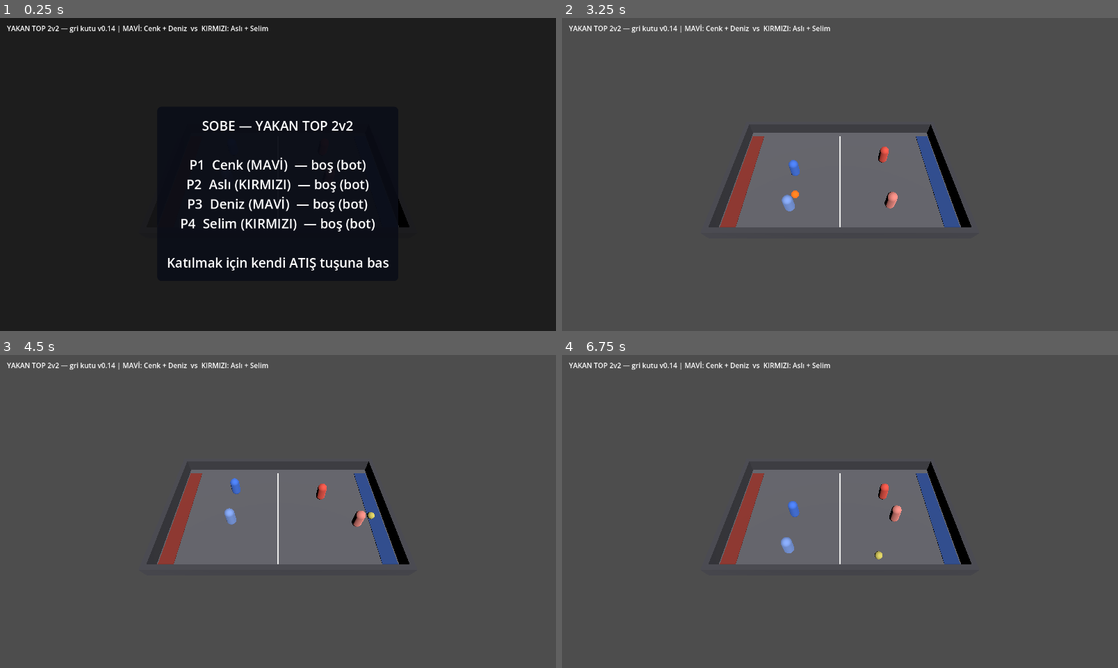
Above: before the commit, frames 1-4 (two rows, left to right).
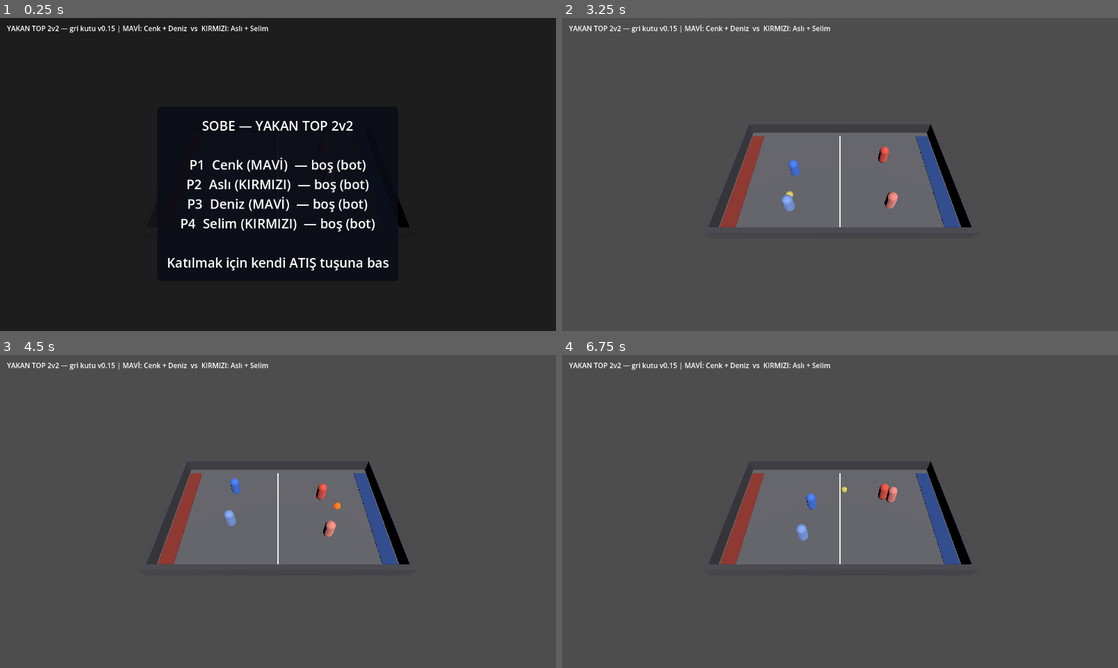
Above: after the commit, the same moments.

Repository: Mchd2323/Sobe
Game: Godot game, scene res://main.tscn
Two runs of this game, one before a commit and one after it. Both use one fixed random seed, a clock stepped at 60 frames per second and the inputs below.
Inputs:
- Up to frame 1 (0.25 s): no input
- Up to frame 2 (3.25 s): tap Enter at 0.5, 0.6, 1.35, 2.1, 2.85 s; hold D 0.53-1.28 s; tap Space at 0.77, 1.52, 3.02 s; hold S 1.28-2.03 s; hold D 2.03-2.78 s; hold W from 2.78 s (still down)
- Up to frame 3 (4.5 s): release W at 3.53 s; hold A from 3.53 s (still down); tap Enter at 3.6, 4.35 s; tap Space at 3.77 s
- Up to frame 4 (6.75 s): tap Space at 4.52, 6.02 s; release A at 5.03 s; hold S 5.03-5.78 s; tap Enter at 5.1, 5.85, 6.6 s; hold D 5.78-6.53 s; hold W from 6.53 s (still down)

The runs differ from the first frame. In frame 1, less than 0.1% of the frame differs, in the area x 20-21%, y 2-5%; in frame 2, less than 0.1%; in frame 3, 0.3%; in frame 4, 0.5%, in the area x 20-62%, y 2-66%.

Commit message:
[B1] Mendil Kapmaca gri kutusu - KISMI, gorev kapatilmadi
Ikinci oyun sahada. RoundBase sozlesmesi sinavi gecti: akis, skor, brifing ve
lobi sistemlerinin tek satiri degismeden yeni bir oyunu kaldirdi.
  godot --headless --path . -- --sobe-round=mendil

MIMARI KAZANC: bot beynini artik TUR seciyor (RoundBase.make_brain), Main
degil. Yakan topun dodge cekirdegi ile mendilin duel cekirdegi ayni sey degil;
bu ayrim olmadan mendil sahasinda yakan-top botlari dolasip kilitleniyordu
(ilk olcumde 3/3 duello 180 sn watchdog'a takildi). Ayrica needs_ball() ile
top gerekmeyen turda top dogmuyor.

Karakter kisilikleri GDD 4'ten: Cenk tez canli/az blof, Asli sabirli/cok blof,
Deniz ortada, Selim en sabirli. Simetrik parametreler simetrik oyun uretiyordu
(4 duello da birebir ayni sonuc veriyordu).

GOREV KAPATILMADI - bitti sarti saglanmadi:
- Duello suresi ort 14.0 sn (10.1-21.3), hedef bant 15-45
- Cenk 9/10 kazaniyor, GDD karakter avantajini %10-15 bandinda istiyor
- 'Ikisi de yandi' 50 duelloda 0 kez - mendilin cekirdek gerilimi olusmuyor

Bes ayar turu denendi: TAG_R 1.0->1.4->1.1, dokunulmazlik 0->0.4->0.15,
hedef puan 2->3, saha 5->6.5 m, BEKLE davranisi eve donmek yerine cizgi
dibinde kollamak. Hicbiri gerilimi dogurmadi.

TESHIS: bu bir sabit ayari degil MEKANIK sorunu. 1B koridorda esit hizli
kovalayan, avans almis kacani yakalayamiyor - hesap: kacan 6.5 m'yi 1.39 sn'de
alir, kovalayan o surede ancak 1.83 m kapatir. Secenekler GOREVLER.md ->
ACIK KARARLAR'da; hangisinin eglenceli oldugu elle oynanarak anlasilir.

Yakan top regresyon testi temiz: SKOR OK, 2 oyun, 14 misket.

Co-Authored-By: Claude Opus 5 <noreply@anthropic.com>
Claude-Session: https://claude.ai/code/session_01MTxNxqcJsn6a9ejp78rqrm

Diff:
--- a/scripts/autotest.gd
+++ b/scripts/autotest.gd
@@ -23,12 +23,8 @@
 	_game = game
 	# Tüm koltukları bota çevir: insan girdisi olmadan da maç yürüsün.
 	for p in game.players:
-		if not p.is_bot:
-			p.is_bot = true
-			var b := BotBrain.new()
-			b.player = p
-			b.game = game
-			p.brain = b
+		p.is_bot = true
+		p.brain = game.current_round.make_brain(p, game)   # beyni tur seçer
 	game.current_round.round_finished.connect(_on_finished)
 	# Lobi → brifing → deneme atışı adımlarını atla, doğrudan maça gir.
 	game.flow.call_deferred("skip_to_playing")
@@ -47,8 +43,11 @@
 		return
 	_played += 1
 	var sb = _game.score_board
-	print("SONUC: mac=%d kazanan=%d sure=%.1fs misket=%s" % [
-		_played, winner_team, _elapsed, str(sb.marbles)])
+	var ek := ""
+	if "both_burned" in _game.current_round:
+		ek = " ikisi_de_yandi=%d" % _game.current_round.both_burned
+	print("SONUC: mac=%d kazanan=%d sure=%.1fs misket=%s%s" % [
+		_played, winner_team, _elapsed, str(sb.marbles), ek])
 
 	if _played < MATCHES:
 		_elapsed = 0.0
--- a/scripts/constants.gd
+++ b/scripts/constants.gd
@@ -50,7 +50,38 @@
 
 # GDD §4 dört arkadaş. Koltuk sırası takımı belirler: 0,2 = MAVİ | 1,3 = KIRMIZI
 # Ekranda gösterilen yapı etiketi. TEK YER — elle başka yere yazma.
-const BUILD_LABEL := "v0.14"
+const BUILD_LABEL := "v0.15"
+
+# --- MENDİL KAPMACA (B1) ---
+# Karakter kişilikleri (GDD §4): koltuk sırasına göre tepki gecikmesi ve blöf.
+# Cenk sporcu/lider → tez canlı, az blöf. Aslı kurnaz → sabırlı, çok blöf.
+# Deniz şakacı → ortada. Selim sessiz → en sabırlı.
+#            [tepki, blöf]      Cenk        Aslı        Deniz       Selim
+const DUEL_PERSONA := [[0.22, 0.10], [0.42, 0.40], [0.30, 0.28], [0.48, 0.18]]
+const MENDIL_HOME_X := 6.5        # kendi çizgin (mendil x=0'da)
+const MENDIL_GRAB_R := 0.7        # mendili kapma menzili (tuş yok, otomatik)
+# Yakalama menzilini büyütmek YANLIŞ çözümdü: 1.4'te kapan hiç kaçamadı,
+# kimse sayı yapamadı, düello sonsuza gitti. Doğru mekanik şu —
+# menzil dar kalır ama kapan KISA BİR DOKUNULMAZLIK alır; rakip yakalamak
+# için gerçekten kovalamak zorundadır. Kapan yavaşladığı için (CARRY_SPEED)
+# yakındaki kovalayan mesafeyi kapatabilir: blöf işte burada kazanç sağlar.
+const MENDIL_TAG_R := 1.1         # taşıyanı yakalama menzili
+const MENDIL_GRAB_GRACE := 0.15   # kapıştan sonra dokunulmazlık (sn)
+# Hesap: kapan 6.5 m yolu 4.68 m/s ile 1.39 sn'de alır; kovalayan 1.32 m/s
+# hız farkıyla o sürede 1.83 m kapatır. Dokunulmazlık bu bütçeden düşülür —
+# 0.4 sn (1.9 m avans) bütçenin tamamını yiyordu ve kimse yakalanamıyordu.
+const MENDIL_FEINT_STOP := 1.0    # blöfte mendile bu kadar yaklaşıp durur (< TAG_R)
+# BEKLERKEN nerede durulur? Gerçek mendil kapmacada iki oyuncu çizginin
+# DİBİNDE birbirini kollar. Botlar beklerken kendi çizgilerine dönüyordu;
+# mendile 6.5 m uzakta bekleyen kimse ne kapışa yetişir ne yakalar — ölçümde
+# 30 düelloda "ikisi de yandı" hiç çıkmamasının sebebi buydu.
+const MENDIL_HOVER := 2.2         # beklerken mendile bu mesafede durulur
+const MENDIL_TARGET_POINTS := 3   # tur bu puana ilk ulaşanın
+const MENDIL_RESET_TIME := 1.2    # puandan sonra yeniden diziliş sayımı
+# A5 bulgusuna cevap: eşit hızda mendili kapan HER ZAMAN kaçıyordu ve
+# "ikisi de yanar" kuralı hiç işlemiyordu. Taşıyan yavaşlarsa kovalayanın
+# gerçek bir kesme şansı olur — blöf de o zaman anlam kazanır.
+const MENDIL_CARRY_SPEED := 0.78
 
 const CHARACTERS := ["Cenk", "Aslı", "Deniz", "Selim"]
 
--- a/scripts/duel_brain.gd
+++ b/scripts/duel_brain.gd
@@ -71,7 +71,7 @@
 		elif my_d <= opp_d:
 			# Yakınsam dalmak mantıklı; fark açıldıkça cesaret artar.
 			var avantaj: float = clampf((opp_d - my_d) / maxf(opp_d, 0.001), 0.0, 1.0)
-			if _rng.randf() < 0.35 + 0.5 * avantaj:
+			if _rng.randf() < 0.20 + 0.45 * avantaj:
 				_intent = Intent.COMMIT
 				_intent_left = commit_window
 			else:
--- a/scripts/main.gd
+++ b/scripts/main.gd
@@ -36,13 +36,19 @@
 	add_child(flow)
 	flow.phase_changed.connect(_on_phase_changed)
 
+	# Hangi oyun? (CI ve testler için; E3'te menüye dönüşecek)
+	#   godot --headless --path . -- --sobe-round=mendil
 	current_round = YakanTopRound.new()
+	for a in OS.get_cmdline_user_args():
+		if a == "--sobe-round=mendil":
+			current_round = MendilRound.new()
 	add_child(current_round)
 	current_round.round_finished.connect(_on_round_finished)
 
 	_build_ui()
 	_spawn_players()
-	_spawn_ball(Vector3(0, 0.5, 0))
+	if current_round.needs_ball():
+		_spawn_ball(Vector3(0, 0.5, 0))
 	current_round.setup(players, self)
 	_on_phase_changed(flow.phase)   # LOBİ ekranını çiz
 
@@ -108,11 +114,8 @@
 		var p = players[i]
 		p.is_bot = not flow.joined[i]
 		if p.is_bot:
-			if p.brain == null:
-				var brain := BotBrain.new()
-				brain.player = p
-				brain.game = self
-				p.brain = brain
+			# Her seferinde turdan iste: tur değişince beyin de değişmeli.
+			p.brain = current_round.make_brain(p, self)
 		else:
 			p.brain = null
 
--- /dev/null
+++ b/scripts/mendil_brain.gd
@@ -0,0 +1,50 @@
+class_name MendilBrain
+extends RefCounted
+# Mendil kapmaca bot beyni: DuelBrain çekirdeğini oyuncu hareketine çevirir.
+# Beyin arayüzü (BotBrain ile aynı): think(delta) + .move + consume_action()
+
+var player = null
+var game = null
+var round_ref = null
+var core := DuelBrain.new()
+var move := Vector2.ZERO
+
+func consume_action() -> bool:
+	return false   # mendil kapmacada tuş yok: yaklaşınca otomatik kapılır
+
+func think(delta: float) -> void:
+	move = Vector2.ZERO
+	if round_ref == null or player == null:
+		return
+	var opp = round_ref.opponent_of(player)
+	if opp == null:
+		return
+
+	var mendil_x: float = round_ref.mendil_x()
+	var intent: int = core.think(delta, {
+		"my_dist": absf(player.global_position.x - mendil_x),
+		"opp_dist": absf(opp.global_position.x - mendil_x),
+		"opp_committed": round_ref.is_committed(opp),
+		"carrying": round_ref.carrier == player,
+		"home_dist": absf(player.global_position.x - round_ref.home_x(player)),
+	})
+	round_ref.report_intent(player, intent)
+
+	var hedef := 0.0
+	var hiz := 1.0
+	match intent:
+		DuelBrain.Intent.COMMIT:
+			# Mendil rakipte ise onu kes; değilse mendile dal.
+			hedef = opp.global_position.x if round_ref.carrier == opp else mendil_x
+		DuelBrain.Intent.FEINT:
+			hedef = mendil_x + signf(round_ref.home_x(player)) * Cfg.MENDIL_FEINT_STOP
+			hiz = 0.7
+		DuelBrain.Intent.RETREAT:
+			hedef = round_ref.home_x(player)
+		_:
+			# BEKLE: eve kaçma, çizginin dibinde kolla. Düello burada başlar.
+			hedef = mendil_x + signf(round_ref.home_x(player)) * Cfg.MENDIL_HOVER
+			hiz = 0.5
+	var dx: float = hedef - player.global_position.x
+	if absf(dx) > 0.05:
+		move = Vector2(signf(dx) * hiz, 0.0)
--- /dev/null
+++ b/scripts/mendil_round.gd
@@ -0,0 +1,218 @@
+class_name MendilRound
+extends RoundBase
+# MENDİL KAPMACA 1v1 (B1) — GDD §7 satır 2.
+#   AMAÇ:  Mendili kap, kendi çizgine dön.
+#   YANMA: Kapıp kaçarken dokunulursan İKİSİ DE yanar — puan kimseye yazılmaz.
+#   ŞİDDET: 🟡 Serbest.
+#
+# Tur, MENDIL_TARGET_POINTS'e ilk ulaşanın. Böylece tek bir kapış turu bitirmez;
+# blöf ve vazgeçme birden fazla denemede anlam kazanır.
+
+var players: Array = []
+var duelists: Array = []       # [0] ve [1]: düello edenler
+var carrier = null
+
+var _game = null
+var _mendil: Node3D = null
+var _points := [0, 0]          # duelists sırasına göre
+var _resetting := false
+var _reset_timer := 0.0
+var _intents := {}             # player -> DuelBrain.Intent (blöf/dalış okuması için)
+var _winner_idx := -1
+var both_burned := 0     # ölçüm: kaç kez 'ikisi de yandı' oldu
+var _grace := 0.0        # kapıştan hemen sonraki dokunulmazlık
+
+# --- sözleşme ---
+
+func get_hakem_line() -> String:
+	return "Mendil ortada. Kapan çizgisine dönerse sayar. Dönerken dokunulursa ikisi de yanar."
+
+func get_rule_card(_role: String = "") -> Dictionary:
+	return {
+		"amac": "AMAÇ: Mendili KAP, kendi çizgine DÖN. Önce %d sayı alan kazanır." % Cfg.MENDIL_TARGET_POINTS,
+		"yanma": "YANMA: Kaçarken dokunulursan İKİSİ DE yanar — puan kimseye yazılmaz.",
+		"siddet": "ŞİDDET: 🟡 Serbest — mendil sende yavaşlarsın, işte bütün mesele bu.",
+	}
+
+func needs_ball() -> bool:
+	return false
+
+func make_brain(player, game):
+	var b := MendilBrain.new()
+	b.player = player
+	b.game = game
+	b.round_ref = self
+	# Kişilik koltuk sırasından: simetrik oyuncular simetrik oynar, düello olmaz.
+	var persona: Array = Cfg.DUEL_PERSONA[player.index % Cfg.DUEL_PERSONA.size()]
+	b.core.reaction_delay = persona[0]
+	b.core.bluff_chance = persona[1]
+	b.core.seed_with(randi())
+	return b
+
+func setup(p_players: Array, root: Node3D) -> void:
+	players = p_players
+	_game = root
+	duelists = [players[0], players[1]]
+	_points = [0, 0]
+	_winner_idx = -1
+	both_burned = 0
+	carrier = null
+	_intents.clear()
+
+	for pl in players:
+		pl.reset_state()
+		pl.round_ref = self
+	_place_duelists()
+
+	# İzleyiciler kenarda beklesin (B2'de ağaç sırası gelince oynayacaklar).
+	for i in range(2, players.size()):
+		players[i].global_position = Vector3(0, 1, Cfg.FIELD_Z - 0.8)
+
+	if _mendil == null:
+		_mendil = MeshInstance3D.new()
+		var m := BoxMesh.new()
+		m.size = Vector3(0.5, 0.08, 0.5)
+		_mendil.mesh = m
+		var mat := StandardMaterial3D.new()
+		mat.albedo_color = Color(0.95, 0.92, 0.75)
+		_mendil.material_override = mat
+		root.add_child(_mendil)
+	_mendil.global_position = Vector3(0, 0.1, 0)
+
+func start() -> void:
+	_begin_reset()
+
+func get_bounds(player) -> Vector4:
+	var i: int = duelists.find(player)
+	if i < 0:
+		# İzleyici: kenara sabitlenir
+		return Vector4(-0.6, 0.6, Cfg.FIELD_Z - 1.0, Cfg.FIELD_Z - 0.6)
+	var koridor := 1.2
+	if _resetting:
+		# Yeniden diziliş: herkes kendi çizgisinde bekler
+		var h: float = home_x(player)
+		return Vector4(minf(h, h), maxf(h, h), -koridor, koridor)
+	if i == 0:
+		return Vector4(-0.2, Cfg.MENDIL_HOME_X, -koridor, koridor)
+	return Vector4(-Cfg.MENDIL_HOME_X, 0.2, -koridor, koridor)
+
+func get_countdown() -> float:
+	return _reset_timer if _resetting else -1.0
+
+func get_ranking() -> Array:
+	var arr := players.duplicate()
+	var w = duelists[_winner_idx] if _winner_idx >= 0 else null
+	arr.sort_custom(func(a, b):
+		var ai: int = duelists.find(a)
+		var bi: int = duelists.find(b)
+		var ap: int = _points[ai] if ai >= 0 else -1
+		var bp: int = _points[bi] if bi >= 0 else -1
+		if a == w and b != w:
+			return true
+		if b == w and a != w:
+			return false
+		if ap != bp:
+			return ap > bp
+		return a.index < b.index)
+	return arr
+
+# --- MendilBrain'in sorduklari ---
+
+func mendil_x() -> float:
+	return 0.0
+
+func home_x(player) -> float:
+	return Cfg.MENDIL_HOME_X if duelists.find(player) == 0 else -Cfg.MENDIL_HOME_X
+
+func opponent_of(player):
+	var i: int = duelists.find(player)
+	if i < 0:
+		return null
+	return duelists[1 - i]
+
+func is_committed(player) -> bool:
+	return _intents.get(player, DuelBrain.Intent.WAIT) == DuelBrain.Intent.COMMIT
+
+func report_intent(player, intent: int) -> void:
+	_intents[player] = intent
+
+# --- tur döngüsü ---
+
+func _place_duelists() -> void:
+	duelists[0].global_position = Vector3(Cfg.MENDIL_HOME_X, 1, 0)
+	duelists[1].global_position = Vector3(-Cfg.MENDIL_HOME_X, 1, 0)
+	for d in duelists:
+		d.speed_mul = 1.0
+
+func _begin_reset() -> void:
+	carrier = null
+	_resetting = true
+	_grace = 0.0
+	_reset_timer = Cfg.MENDIL_RESET_TIME
+	_place_duelists()
+	if _mendil != null:
+		_mendil.global_position = Vector3(0, 0.1, 0)
+
+func _process(delta: float) -> void:
+	if _game == null or not _game.round_active:
+		return
+	if _resetting:
+		_reset_timer -= delta
+		if _reset_timer <= 0.0:
+			_resetting = false
+			_reset_timer = 0.0
+		return
+	if practice:
+		# Deneme atışı: kapılır, taşınır ama puan yazılmaz, kimse yanmaz.
+		_carry_follow()
+		_try_grab()
+		return
+
+	_grace = maxf(0.0, _grace - delta)
+	_carry_follow()
+	_try_grab()
+	_check_tag()
+	_check_score()
+
+func _carry_follow() -> void:
+	if carrier != null and _mendil != null:
+		_mendil.global_position = carrier.global_position + Vector3.UP * 1.1
+
+func _try_grab() -> void:
+	if carrier != null:
+		return
+	var best = null
+	var best_d := INF
+	for d in duelists:
+		var dist: float = absf(d.global_position.x - mendil_x())
+		if dist <= Cfg.MENDIL_GRAB_R and dist < best_d:
+			best_d = dist
+			best = d
+	if best != null:
+		carrier = best
+		carrier.speed_mul = Cfg.MENDIL_CARRY_SPEED   # taşıyan yavaşlar
+		_grace = Cfg.MENDIL_GRAB_GRACE
+
+func _check_tag() -> void:
+	if carrier == null or _grace > 0.0:
+		return
+	var opp = opponent_of(carrier)
+	if opp == null:
+		return
+	if carrier.global_position.distance_to(opp.global_position) <= Cfg.MENDIL_TAG_R:
+		# İkisi de yandı: puan kimseye yazılmaz, yeniden dizil.
+		both_burned += 1
+		_begin_reset()
+
+func _check_score() -> void:
+	if carrier == null:
+		return
+	var i: int = duelists.find(carrier)
+	if absf(carrier.global_position.x - home_x(carrier)) <= 0.35:
+		_points[i] += 1
+		carrier.burns_dealt += 1
+		if _points[i] >= Cfg.MENDIL_TARGET_POINTS:
+			_winner_idx = i
+			round_finished.emit(carrier.team)
+			return
+		_begin_reset()
--- a/scripts/player.gd
+++ b/scripts/player.gd
@@ -10,6 +10,7 @@
 var is_burned := false
 var returns_used := 0         # mezarlıktan dönüş hakkı sayacı
 var burns_dealt := 0          # bu oyunda kaç rakip yaktı (misket sıralaması için)
+var speed_mul := 1.0          # tur bazlı hız çarpanı (mendil taşırken yavaşlarsın)
 var held_ball: YTBall = null
 var facing := Vector3(1, 0, 0)
 var game = null               # main.gd
@@ -67,8 +68,8 @@
 	if dir.length() > 0.1:
 		facing = dir.normalized()
 
-	velocity.x = dir.x * Cfg.PLAYER_SPEED
-	velocity.z = dir.z * Cfg.PLAYER_SPEED
+	velocity.x = dir.x * Cfg.PLAYER_SPEED * speed_mul
+	velocity.z = dir.z * Cfg.PLAYER_SPEED * speed_mul
 	velocity.y = velocity.y - 20.0 * delta if not is_on_floor() else 0.0
 	move_and_slide()
 
@@ -134,6 +135,7 @@
 
 # Yeni tur/faz: yanma durumunu ve elindeki topu temizle.
 func reset_state() -> void:
+	speed_mul = 1.0
 	is_burned = false
 	returns_used = 0
 	burns_dealt = 0
--- a/scripts/round_base.gd
+++ b/scripts/round_base.gd
@@ -13,6 +13,16 @@
 # ROL BAZLI (A4): 1v3'te ebenin kartı koşucununkinden farklıdır.
 func get_rule_card(_role: String = "") -> Dictionary:
 	return {"amac": "", "yanma": "", "siddet": ""}
+
+# Bu tura uygun bot beynini üretir. Beyin seçimi Main'in değil TURUN işidir:
+# yakan topun dodge çekirdeği ile mendilin duel çekirdeği aynı şey değildir.
+# Beyin arayüzü: think(delta) + .move (Vector2) + consume_action() -> bool
+# Bu tur sahaya top ister mi? (mendil kapmacada top yok)
+func needs_ball() -> bool:
+	return true
+
+func make_brain(_player, _game):
+	return null
 
 # Bu turdaki roller. Tek rollü oyunlar [""] döner.
 func get_roles() -> Array:
--- a/scripts/yakan_top_round.gd
+++ b/scripts/yakan_top_round.gd
@@ -14,6 +14,12 @@
 var _game = null
 var _last_thrower_team := -1
 var _winner_team := -1
+
+func make_brain(player, game):
+	var b := BotBrain.new()
+	b.player = player
+	b.game = game
+	return b
 
 func get_hakem_line() -> String:
 	return "Top yanıktır. Değdiği çocuk yanar. Yanan mezarlıktan oynar."
Not shown, added: scripts/mendil_brain.gd.uid
Not shown, added: scripts/mendil_round.gd.uid
Not shown, changed: GOREVLER.md
Not shown, changed: README.md
